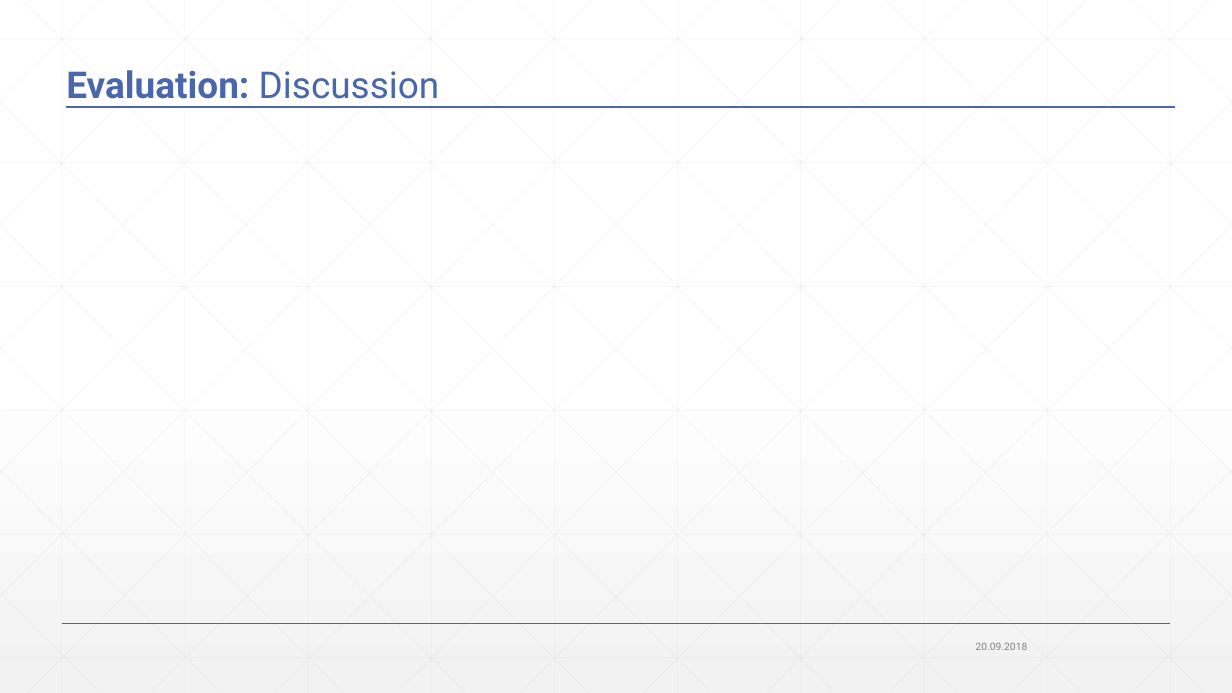
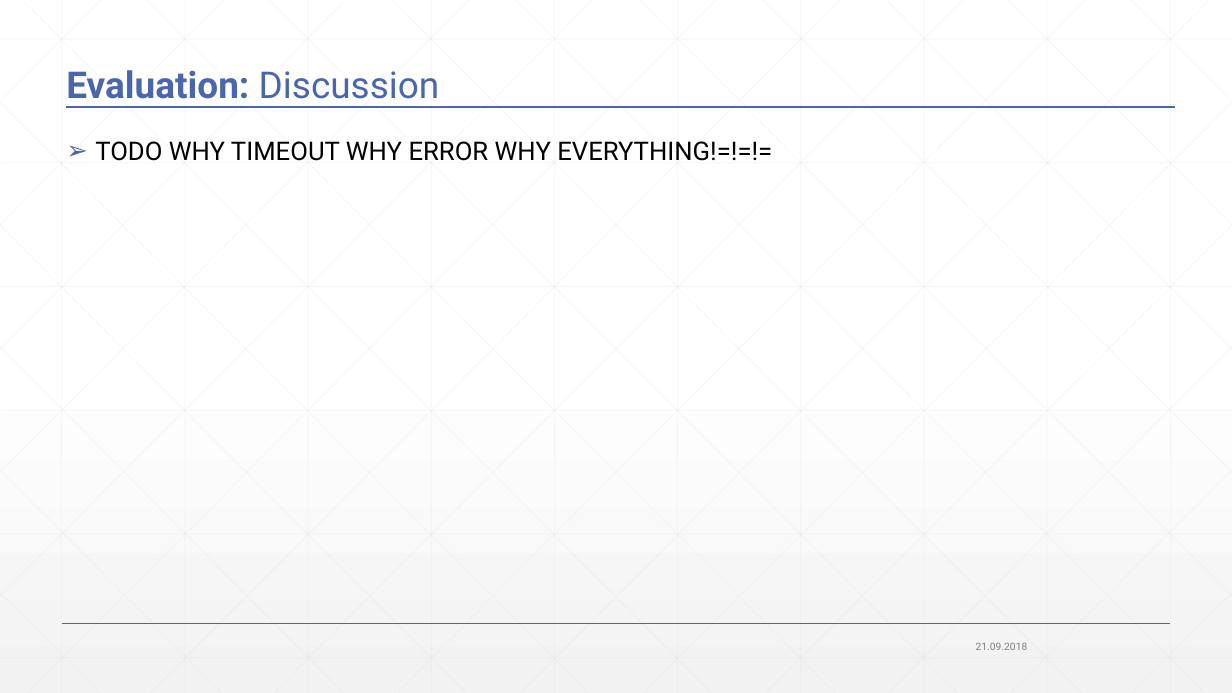
Before and after one commit to JonasWerner/BachelorThesis, a slide deck: slide 78 of Presentation/pdr_presentation_v2.pptx. Drawn at 1232x693 pixels with LibreOffice and Linux fonts; fonts in the diff are those of the drawing. Boxes give left, top, right and bottom in pixels: in the first picture for what was removed or moved away, otherwise in the second. Text is boxed around its words. In the diff, an @@ line names an element or a change of style, - is before the commit and + after.

Commit message:
More polish, added little bit evaluation stuff

```diff
--- a/Presentation/pdr_presentation_v2.pptx
+++ b/Presentation/pdr_presentation_v2.pptx
@@ text added at [95, 141, 772, 161], 20 pt, text #000000 @@
+➢ TODO WHY TIMEOUT WHY ERROR WHY EVERYTHING!=!=!=
@@ text at [976, 643, 1028, 650]: text changed @@
-20.09.2018
+21.09.2018
```
Also in this commit, not shown: 80 other slides changed, 1 slide added, 1 other file.
